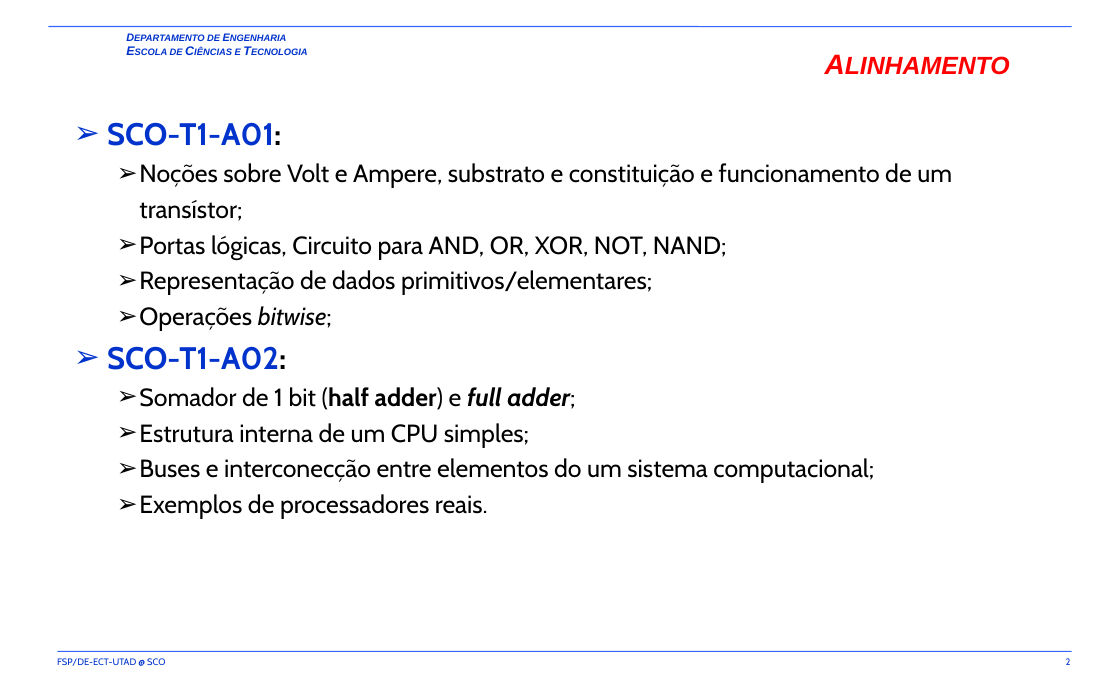
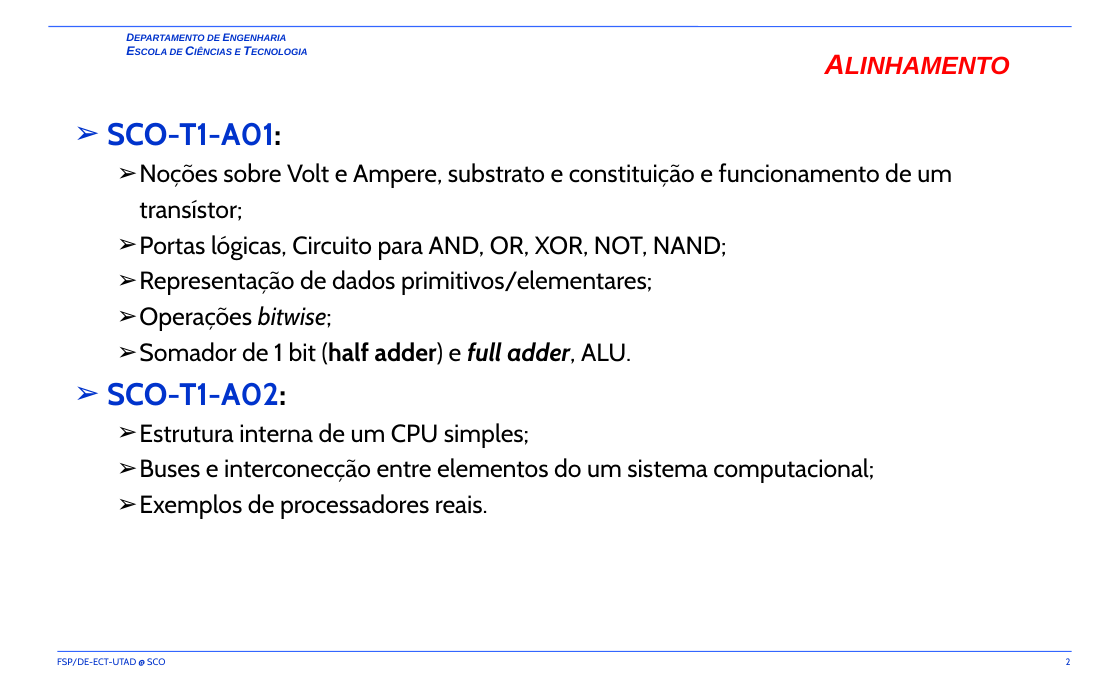
Before and after one commit to fsp864/UTAD-SCO, a slide deck: slide 2 of aulas/t/old/SCO-T1-A01-A02.pptx. Drawn at 1120x700 pixels with LibreOffice and Linux fonts; fonts in the diff are those of the drawing; background and template pictures are left out. Boxes give left, top, right and bottom in pixels: in the first picture for what was removed or moved away, otherwise in the second. Text is boxed around its words. In the diff, an @@ line names an element or a change of style, - is before the commit and + after.

```diff
--- a/aulas/t/old/SCO-T1-A01-A02.pptx
+++ b/aulas/t/old/SCO-T1-A01-A02.pptx
@@ text at <box>139,342,631,365</box>: paragraph added @@
+  ➢ Somador de 1 bit (half adder) e full adder, ALU.
@@ text at <box>139,387,575,410</box>: paragraph removed @@
-  ➢ Somador de 1 bit (half adder) e full adder;
```
Also in this commit, not shown: 5 other slides changed, 1 slide added, 1 other file.
